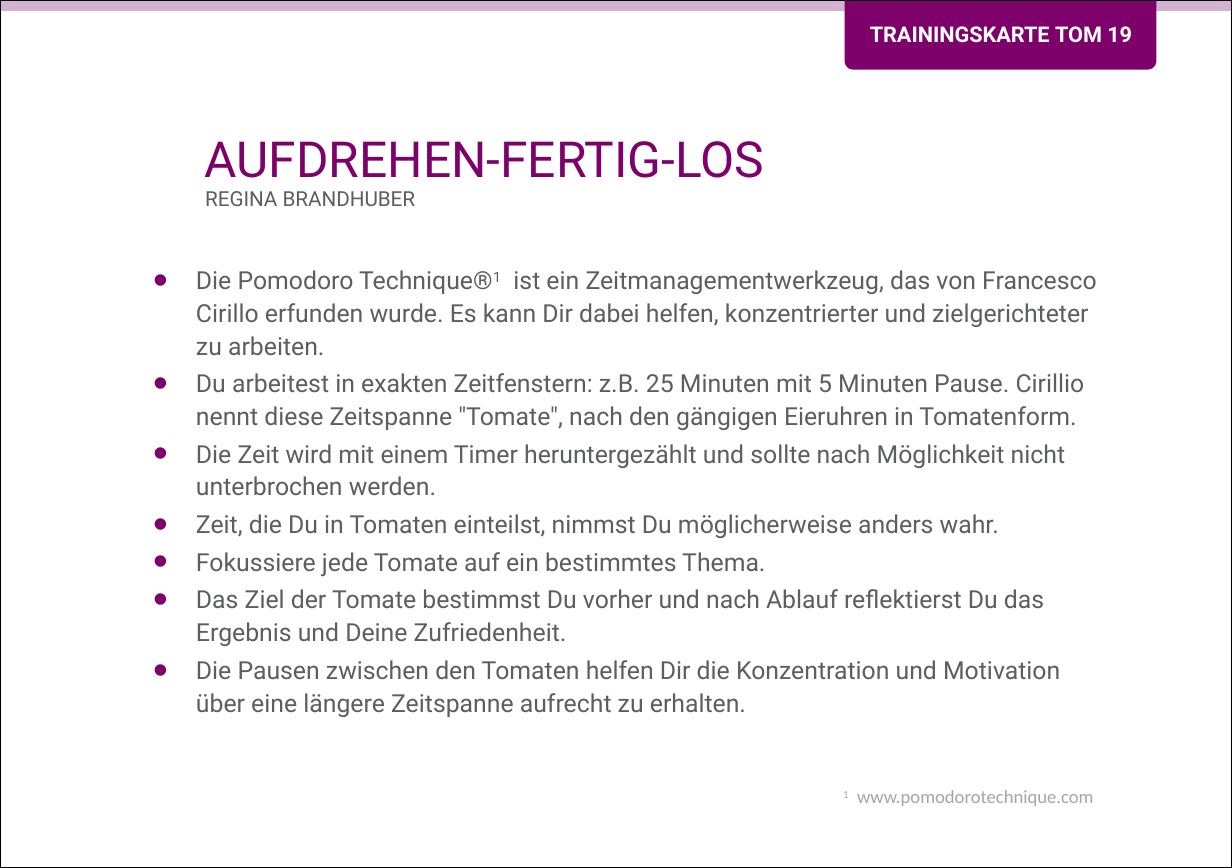
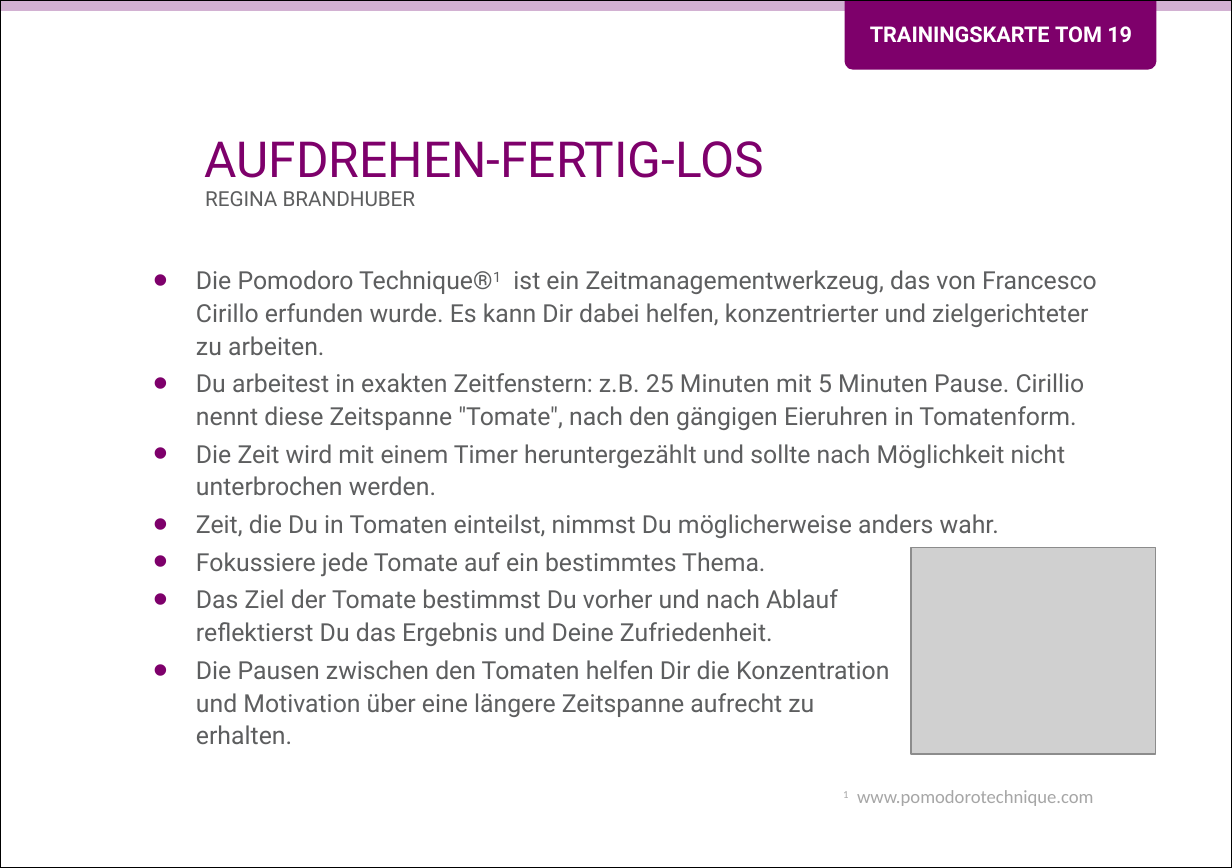
Before and after one commit to Teamtool/training-materials, a slide deck: slide 1 of training-cards/music moves/Tomatoes (TOM)/ger/apprentice/ger_TOM_19_Aufdrehen-fertig-los_MM_A.pptx. Drawn at 1232x868 pixels with LibreOffice and Linux fonts; fonts in the diff are those of the drawing; grey boxes stand for pictures; background and template pictures are left out. Boxes give left, top, right and bottom in pixels: in the first picture for what was removed or moved away, otherwise in the second. Text is boxed around its words. In the diff, an @@ line names an element or a change of style, - is before the commit and + after.

```diff
--- a/training-cards/music moves/Tomatoes (TOM)/ger/apprentice/ger_TOM_19_Aufdrehen-fertig-los_MM_A.pptx
+++ b/training-cards/music moves/Tomatoes (TOM)/ger/apprentice/ger_TOM_19_Aufdrehen-fertig-los_MM_A.pptx
@@ text "Die Pomodoro Technique®1 ist ein ..." rewrapped from (x1=196, y1=270, x2=1097, y2=717) to (x1=196, y1=270, x2=1097, y2=744) @@
@@ picture added at (x1=912, y1=548, x2=1156, y2=755) @@
```
Also in this commit, not shown: 1 other slide changed, 2 other files.
